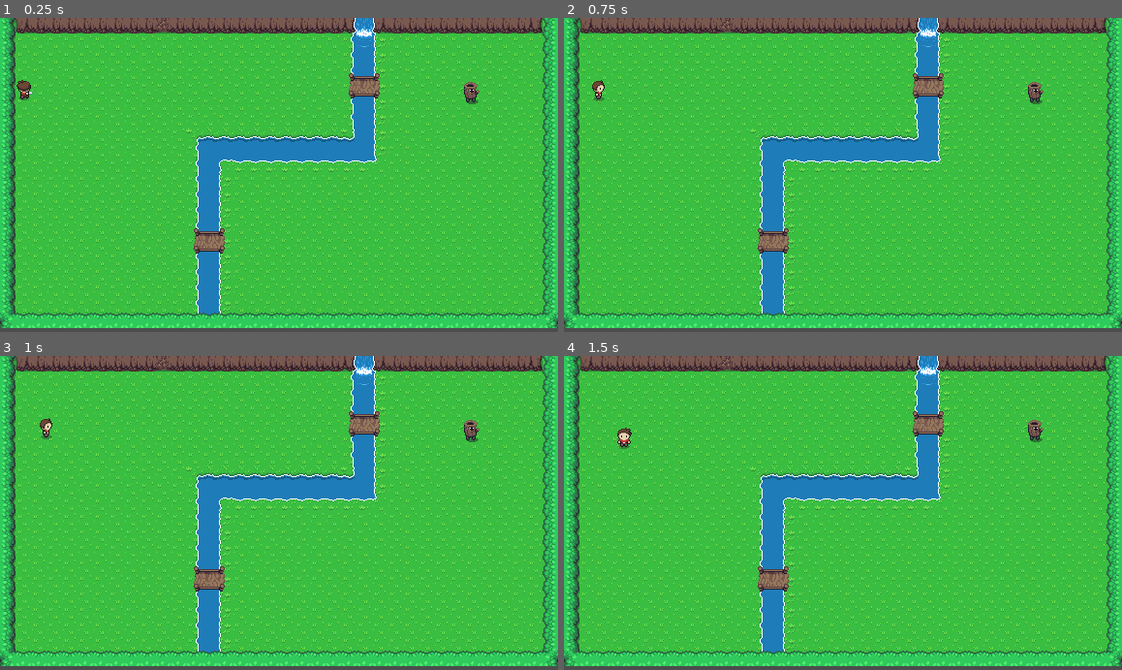
Above: before the commit, frames 1-4 (two rows, left to right).
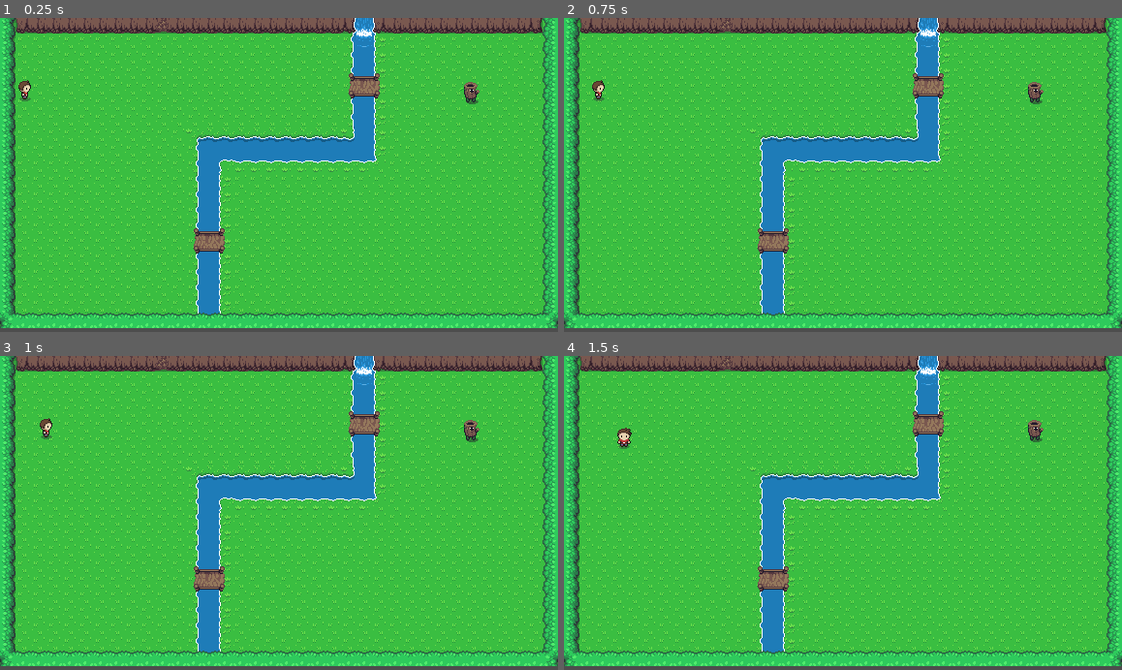
Above: after the commit, the same moments.

Repository: JojSh/Choppa
Game: Godot game, scene res://main.tscn
Two runs of this game, one before a commit and one after it. Both use one fixed random seed, a clock stepped at 60 frames per second and the inputs below.
Inputs:
- Up to frame 1 (0.25 s): no input
- Up to frame 2 (0.75 s): tap Enter at 0.5 s; hold Right (move_right) from 0.53 s (still down)
- Up to frame 3 (1 s): keep holding Right (move_right)
- Up to frame 4 (1.5 s): tap Space at 1.25 s; release Right (move_right) at 1.28 s; hold Down (move_down) from 1.28 s (still down)

The runs differ from the first frame. In frame 1, less than 0.1% of the frame differs, in the area x 2-6%, y 19-27%; in frame 2, nothing differs; in frame 3, nothing differs; in frame 4, nothing differs.

Commit message:
Stop looping walk animations

Diff:
--- a/Player.tscn
+++ b/Player.tscn
@@ -214,7 +214,7 @@
 "duration": 1.0,
 "texture": SubResource("AtlasTexture_2g74o")
 }],
-"loop": true,
+"loop": false,
 "name": &"down",
 "speed": 5.0
 }, {
@@ -231,7 +231,7 @@
 "duration": 1.0,
 "texture": SubResource("AtlasTexture_kv5bw")
 }],
-"loop": true,
+"loop": false,
 "name": &"left",
 "speed": 5.0
 }, {
@@ -248,7 +248,7 @@
 "duration": 1.0,
 "texture": SubResource("AtlasTexture_i3ij7")
 }],
-"loop": true,
+"loop": false,
 "name": &"right",
 "speed": 5.0
 }, {
@@ -265,7 +265,7 @@
 "duration": 1.0,
 "texture": SubResource("AtlasTexture_6fxt5")
 }],
-"loop": true,
+"loop": false,
 "name": &"up",
 "speed": 5.0
 }]
@@ -280,7 +280,7 @@
 [node name="AnimatedSprite2D" type="AnimatedSprite2D" parent="."]
 position = Vector2(0, -1)
 sprite_frames = SubResource("SpriteFrames_5i4ok")
-animation = &"attack_up"
+animation = &"right"
 
 [node name="CollisionShape2D" type="CollisionShape2D" parent="."]
 position = Vector2(0, 7)
